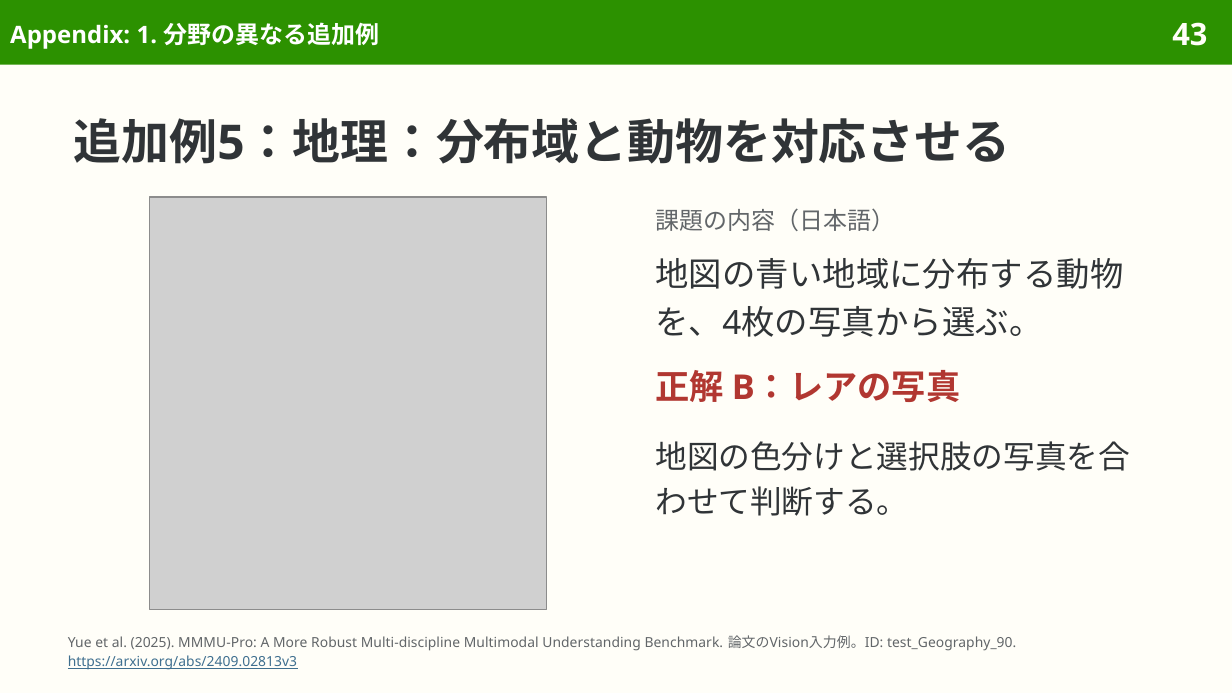
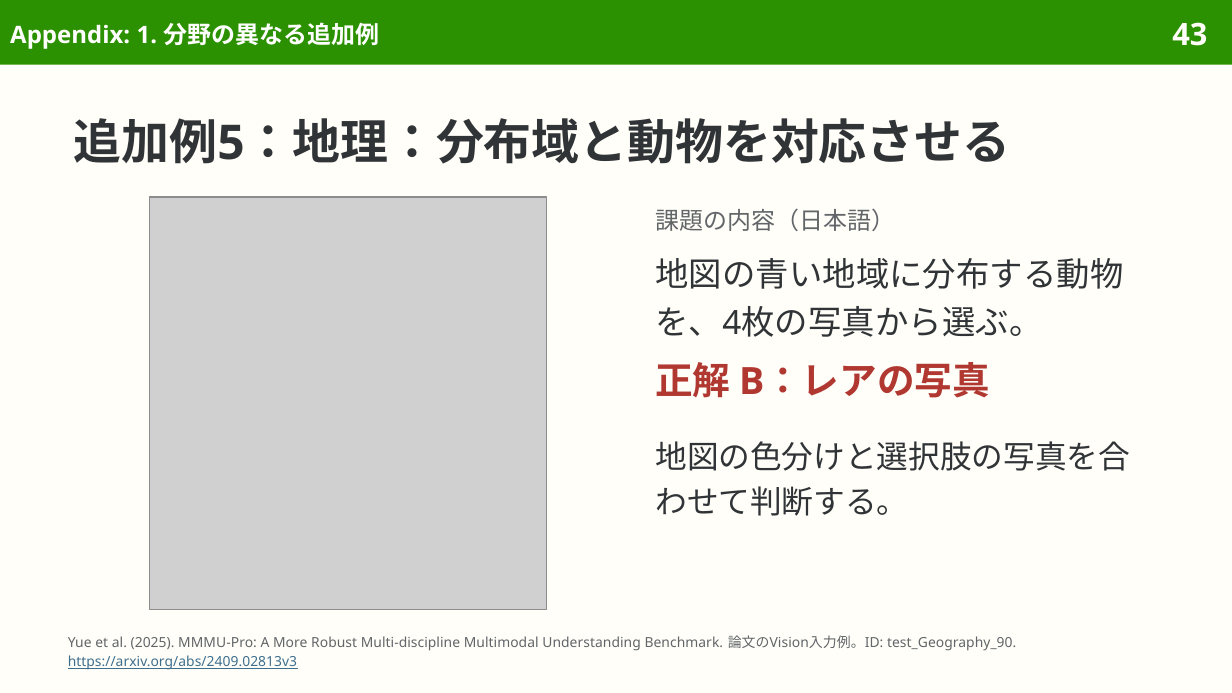
Before and after one commit to sasakiy84/datasets-in-10-minutes, a slide deck: slide 43 of slides/datasets-in-10-minutes-mmmu-pro.pptx. Drawn at 1232x693 pixels with LibreOffice and Linux fonts; fonts in the diff are those of the drawing; grey boxes stand for pictures. Boxes give left, top, right and bottom in pixels: in the first picture for what was removed or moved away, otherwise in the second. Text is boxed around its words. In the diff, an @@ line names an element or a change of style, - is before the commit and + after.

```diff
--- a/slides/datasets-in-10-minutes-mmmu-pro.pptx
+++ b/slides/datasets-in-10-minutes-mmmu-pro.pptx
@@ text "正解 B：レアの写真" at [655, 362, 990, 398]: size 20 to 22 pt; line spacing 1.2 to 26.4pt @@
```
Also in this commit, not shown: 12 other slides changed, 5 other files.
